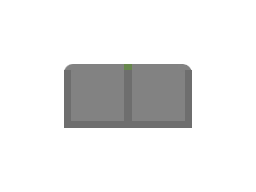
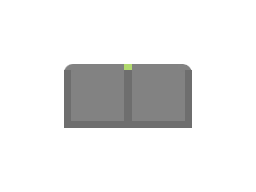
Layers edited between the first and the second 256×192 image:
painted on "Layer 8" over [124, 64, 132, 70]
